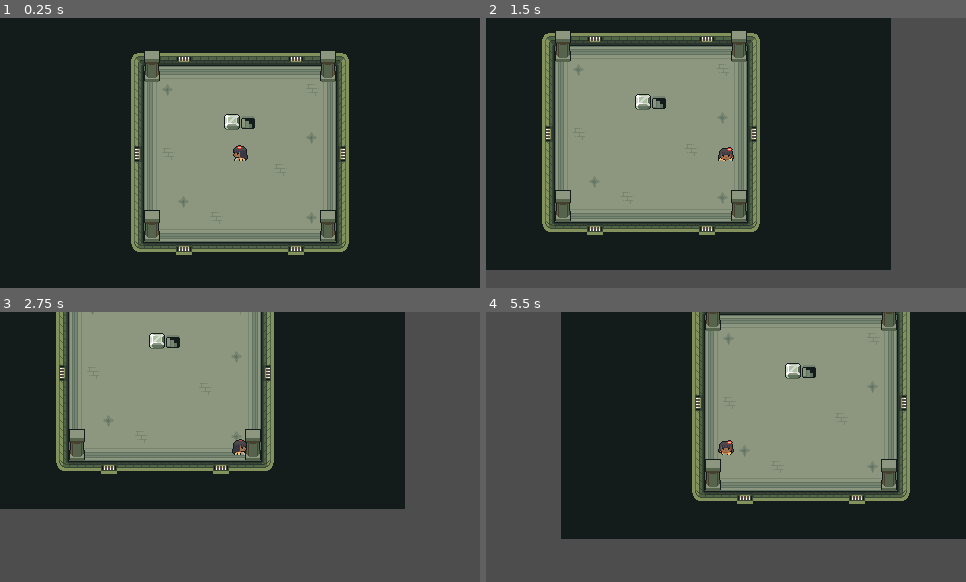
Above: before the commit, frames 1-4 (two rows, left to right).
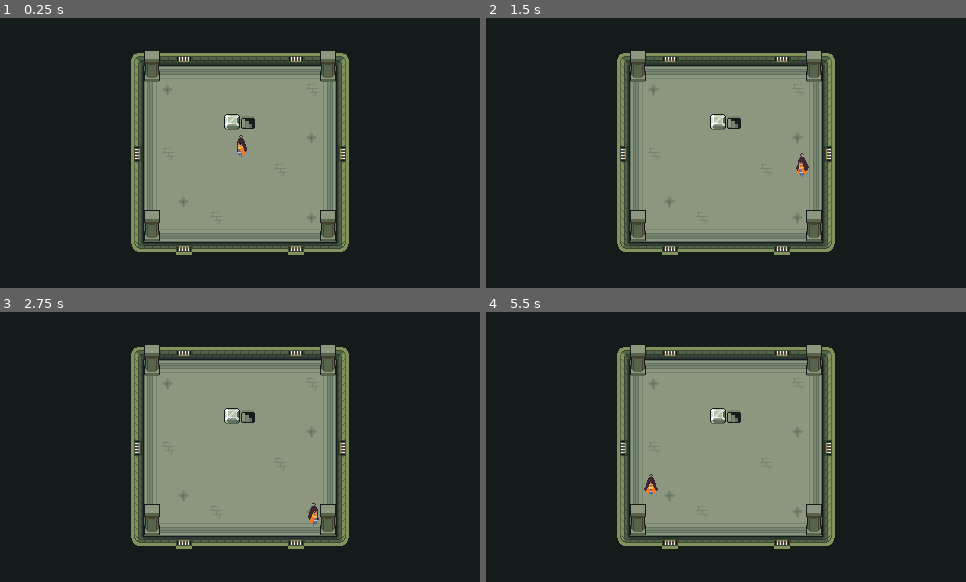
Above: after the commit, the same moments.

Repository: giuliosa/astral-genesis
Game: Godot game, scene res://Scenes/World/Test-world.tscn
Two runs of this game, one before a commit and one after it. Both use one fixed random seed, a clock stepped at 60 frames per second and the inputs below.
Inputs:
- Up to frame 1 (0.25 s): no input
- Up to frame 2 (1.5 s): hold Right (move_right) 0.53-1.28 s; tap Z (light_attack) at 0.6, 1.35 s; hold Down (move_down) from 1.28 s (still down)
- Up to frame 3 (2.75 s): release Down (move_down) at 2.03 s; hold Right (move_right) from 2.03 s (still down); tap Z (light_attack) at 2.1 s
- Up to frame 4 (5.5 s): release Right (move_right) at 2.78 s; hold Up (move_up) 2.78-3.53 s; tap Z (light_attack) every 0.75 s from 2.85 to 5.1 s; hold Left (move_left) 3.53-5.03 s; hold Down (move_down) from 5.03 s (still down)

The runs differ from the first frame. In frame 1, 0.2% of the frame differs, in the area x 48-52%, y 43-53%; in frame 2, 56%; in frame 3, 69%, in the area x 0-100%, y 0-100%; in frame 4, 65%.

Commit message:
Changing sprite sheet

Diff:
--- a/Scenes/Actors/Player/player.tscn
+++ b/Scenes/Actors/Player/player.tscn
@@ -1,16 +1,11 @@
-[gd_scene load_steps=43 format=3 uid="uid://bpui2col3fpud"]
+[gd_scene load_steps=41 format=3 uid="uid://bpui2col3fpud"]
 
 [ext_resource type="Script" path="res://Scenes/Actors/Player/player.gd" id="1_7fj6v"]
-[ext_resource type="Texture2D" uid="uid://devrnoda34srr" path="res://Scenes/Actors/Player/SpriteSheet.png" id="2_qb8wd"]
-[ext_resource type="Texture2D" uid="uid://dqjvunpfyu1dk" path="res://Scenes/Actors/Player/Weapons/Lance2/SpriteInHand.png" id="3_c1v60"]
-
-[sub_resource type="CapsuleShape2D" id="CapsuleShape2D_jk5bp"]
-radius = 3.0
-height = 12.0
+[ext_resource type="Texture2D" uid="uid://cbk1pw567u3yw" path="res://Scenes/Actors/Player/mockup_spritesheet.png" id="3_4yr1f"]
 
 [sub_resource type="CapsuleShape2D" id="CapsuleShape2D_86euk"]
-radius = 2.0
-height = 12.0
+radius = 1.72425
+height = 8.33306
 
 [sub_resource type="Animation" id="Animation_hdi8l"]
 length = 0.001
@@ -29,38 +24,14 @@
 tracks/1/type = "value"
 tracks/1/imported = false
 tracks/1/enabled = true
-tracks/1/path = NodePath("Weapon:visible")
-tracks/1/interp = 1
-tracks/1/loop_wrap = true
-tracks/1/keys = {
-"times": PackedFloat32Array(0),
-"transitions": PackedFloat32Array(1),
-"update": 1,
-"values": [false]
-}
-tracks/2/type = "value"
-tracks/2/imported = false
-tracks/2/enabled = true
-tracks/2/path = NodePath("Weapon:position")
-tracks/2/interp = 1
-tracks/2/loop_wrap = true
-tracks/2/keys = {
-"times": PackedFloat32Array(0),
-"transitions": PackedFloat32Array(1),
-"update": 0,
-"values": [Vector2(-5, 15)]
-}
-tracks/3/type = "value"
-tracks/3/imported = false
-tracks/3/enabled = true
-tracks/3/path = NodePath("Weapon:rotation")
-tracks/3/interp = 1
-tracks/3/loop_wrap = true
-tracks/3/keys = {
-"times": PackedFloat32Array(0),
-"transitions": PackedFloat32Array(1),
-"update": 0,
-"values": [0.0]
+tracks/1/path = NodePath("Body:flip_h")
+tracks/1/interp = 1
+tracks/1/loop_wrap = true
+tracks/1/keys = {
+"times": PackedFloat32Array(0),
+"transitions": PackedFloat32Array(1),
+"update": 1,
+"values": [true]
 }
 
 [sub_resource type="Animation" id="Animation_yv5u0"]
@@ -69,50 +40,14 @@
 tracks/0/type = "value"
 tracks/0/imported = false
 tracks/0/enabled = true
-tracks/0/path = NodePath("Weapon:visible")
-tracks/0/interp = 1
-tracks/0/loop_wrap = true
-tracks/0/keys = {
-"times": PackedFloat32Array(0, 0.1),
-"transitions": PackedFloat32Array(1, 1),
-"update": 1,
-"values": [true, false]
-}
-tracks/1/type = "value"
-tracks/1/imported = false
-tracks/1/enabled = true
-tracks/1/path = NodePath("Body:frame")
-tracks/1/interp = 1
-tracks/1/loop_wrap = true
-tracks/1/keys = {
+tracks/0/path = NodePath("Body:frame")
+tracks/0/interp = 1
+tracks/0/loop_wrap = true
+tracks/0/keys = {
 "times": PackedFloat32Array(0),
 "transitions": PackedFloat32Array(1),
 "update": 1,
 "values": [16]
-}
-tracks/2/type = "value"
-tracks/2/imported = false
-tracks/2/enabled = true
-tracks/2/path = NodePath("Weapon:position")
-tracks/2/interp = 1
-tracks/2/loop_wrap = true
-tracks/2/keys = {
-"times": PackedFloat32Array(0, 0.2),
-"transitions": PackedFloat32Array(1, 1),
-"update": 0,
-"values": [Vector2(-5, 12), Vector2(-5, 15)]
-}
-tracks/3/type = "value"
-tracks/3/imported = false
-tracks/3/enabled = true
-tracks/3/path = NodePath("Weapon:rotation")
-tracks/3/interp = 1
-tracks/3/loop_wrap = true
-tracks/3/keys = {
-"times": PackedFloat32Array(0),
-"transitions": PackedFloat32Array(1),
-"update": 0,
-"values": [0.0]
 }
 
 [sub_resource type="Animation" id="Animation_cihrd"]
@@ -130,42 +65,6 @@
 "update": 1,
 "values": [18]
 }
-tracks/1/type = "value"
-tracks/1/imported = false
-tracks/1/enabled = true
-tracks/1/path = NodePath("Weapon:rotation")
-tracks/1/interp = 1
-tracks/1/loop_wrap = true
-tracks/1/keys = {
-"times": PackedFloat32Array(0),
-"transitions": PackedFloat32Array(1),
-"update": 0,
-"values": [1.5708]
-}
-tracks/2/type = "value"
-tracks/2/imported = false
-tracks/2/enabled = true
-tracks/2/path = NodePath("Weapon:position")
-tracks/2/interp = 1
-tracks/2/loop_wrap = true
-tracks/2/keys = {
-"times": PackedFloat32Array(0, 0.2),
-"transitions": PackedFloat32Array(1, 1),
-"update": 0,
-"values": [Vector2(-12, 4), Vector2(-15, 4)]
-}
-tracks/3/type = "value"
-tracks/3/imported = false
-tracks/3/enabled = true
-tracks/3/path = NodePath("Weapon:visible")
-tracks/3/interp = 1
-tracks/3/loop_wrap = true
-tracks/3/keys = {
-"times": PackedFloat32Array(0, 0.1),
-"transitions": PackedFloat32Array(1, 1),
-"update": 1,
-"values": [true, false]
-}
 
 [sub_resource type="Animation" id="Animation_usgvn"]
 resource_name = "attack_right"
@@ -182,42 +81,6 @@
 "update": 1,
 "values": [19]
 }
-tracks/1/type = "value"
-tracks/1/imported = false
-tracks/1/enabled = true
-tracks/1/path = NodePath("Weapon:position")
-tracks/1/interp = 1
-tracks/1/loop_wrap = true
-tracks/1/keys = {
-"times": PackedFloat32Array(0, 0.2),
-"transitions": PackedFloat32Array(1, 1),
-"update": 0,
-"values": [Vector2(12, 4), Vector2(15, 4)]
-}
-tracks/2/type = "value"
-tracks/2/imported = false
-tracks/2/enabled = true
-tracks/2/path = NodePath("Weapon:rotation")
-tracks/2/interp = 1
-tracks/2/loop_wrap = true
-tracks/2/keys = {
-"times": PackedFloat32Array(0),
-"transitions": PackedFloat32Array(1),
-"update": 0,
-"values": [4.71239]
-}
-tracks/3/type = "value"
-tracks/3/imported = false
-tracks/3/enabled = true
-tracks/3/path = NodePath("Weapon:visible")
-tracks/3/interp = 1
-tracks/3/loop_wrap = true
-tracks/3/keys = {
-"times": PackedFloat32Array(0, 0.1),
-"transitions": PackedFloat32Array(1, 1),
-"update": 1,
-"values": [true, false]
-}
 
 [sub_resource type="Animation" id="Animation_pydcj"]
 resource_name = "attack_up"
@@ -234,173 +97,237 @@
 "update": 1,
 "values": [17]
 }
-tracks/1/type = "value"
-tracks/1/imported = false
-tracks/1/enabled = true
-tracks/1/path = NodePath("Weapon:rotation")
-tracks/1/interp = 1
-tracks/1/loop_wrap = true
-tracks/1/keys = {
-"times": PackedFloat32Array(0),
-"transitions": PackedFloat32Array(1),
-"update": 0,
-"values": [3.14159]
-}
-tracks/2/type = "value"
-tracks/2/imported = false
-tracks/2/enabled = true
-tracks/2/path = NodePath("Weapon:position")
-tracks/2/interp = 1
-tracks/2/loop_wrap = true
-tracks/2/keys = {
-"times": PackedFloat32Array(0, 0.2),
-"transitions": PackedFloat32Array(1, 21.8567),
-"update": 0,
-"values": [Vector2(-3, -13), Vector2(-3, -15)]
-}
-tracks/3/type = "value"
-tracks/3/imported = false
-tracks/3/enabled = true
-tracks/3/path = NodePath("Weapon:visible")
-tracks/3/interp = 1
-tracks/3/loop_wrap = true
-tracks/3/keys = {
-"times": PackedFloat32Array(0, 0.1),
-"transitions": PackedFloat32Array(1, 1),
-"update": 1,
-"values": [true, false]
-}
 
 [sub_resource type="Animation" id="Animation_lsd2s"]
 resource_name = "idle_down"
-length = 0.1
-tracks/0/type = "value"
-tracks/0/imported = false
-tracks/0/enabled = true
-tracks/0/path = NodePath("Body:frame")
-tracks/0/interp = 1
-tracks/0/loop_wrap = true
-tracks/0/keys = {
-"times": PackedFloat32Array(0),
-"transitions": PackedFloat32Array(1),
-"update": 1,
-"values": [0]
+length = 0.6
+loop_mode = 1
+tracks/0/type = "value"
+tracks/0/imported = false
+tracks/0/enabled = true
+tracks/0/path = NodePath("Body:frame")
+tracks/0/interp = 1
+tracks/0/loop_wrap = true
+tracks/0/keys = {
+"times": PackedFloat32Array(0, 0.1, 0.2, 0.3, 0.4, 0.5),
+"transitions": PackedFloat32Array(1, 1, 1, 1, 1, 1),
+"update": 1,
+"values": [0, 1, 2, 3, 4, 5]
+}
+tracks/1/type = "value"
+tracks/1/imported = false
+tracks/1/enabled = true
+tracks/1/path = NodePath("Body:flip_h")
+tracks/1/interp = 1
+tracks/1/loop_wrap = true
+tracks/1/keys = {
+"times": PackedFloat32Array(0),
+"transitions": PackedFloat32Array(1),
+"update": 1,
+"values": [false]
 }
 
 [sub_resource type="Animation" id="Animation_o3t8p"]
 resource_name = "idle_left"
-length = 0.1
-tracks/0/type = "value"
-tracks/0/imported = false
-tracks/0/enabled = true
-tracks/0/path = NodePath("Body:frame")
-tracks/0/interp = 1
-tracks/0/loop_wrap = true
-tracks/0/keys = {
-"times": PackedFloat32Array(0),
-"transitions": PackedFloat32Array(1),
-"update": 1,
-"values": [2]
+length = 0.6
+loop_mode = 1
+tracks/0/type = "value"
+tracks/0/imported = false
+tracks/0/enabled = true
+tracks/0/path = NodePath("Body:frame")
+tracks/0/interp = 1
+tracks/0/loop_wrap = true
+tracks/0/keys = {
+"times": PackedFloat32Array(0, 0.1, 0.2, 0.3, 0.4, 0.5),
+"transitions": PackedFloat32Array(1, 1, 1, 1, 1, 1),
+"update": 1,
+"values": [12, 13, 14, 15, 16, 17]
+}
+tracks/1/type = "value"
+tracks/1/imported = false
+tracks/1/enabled = true
+tracks/1/path = NodePath("Body:flip_h")
+tracks/1/interp = 1
+tracks/1/loop_wrap = true
+tracks/1/keys = {
+"times": PackedFloat32Array(0),
+"transitions": PackedFloat32Array(1),
+"update": 1,
+"values": [true]
 }
 
 [sub_resource type="Animation" id="Animation_6npuv"]
 resource_name = "idle_right"
-length = 0.1
-tracks/0/type = "value"
-tracks/0/imported = false
-tracks/0/enabled = true
-tracks/0/path = NodePath("Body:frame")
-tracks/0/interp = 1
-tracks/0/loop_wrap = true
-tracks/0/keys = {
-"times": PackedFloat32Array(0),
-"transitions": PackedFloat32Array(1),
-"update": 1,
-"values": [3]
+length = 0.6
+loop_mode = 1
+tracks/0/type = "value"
+tracks/0/imported = false
+tracks/0/enabled = true
+tracks/0/path = NodePath("Body:frame")
+tracks/0/interp = 1
+tracks/0/loop_wrap = true
+tracks/0/keys = {
+"times": PackedFloat32Array(0, 0.1, 0.2, 0.3, 0.4, 0.5),
+"transitions": PackedFloat32Array(1, 1, 1, 1, 1, 1),
+"update": 1,
+"values": [12, 13, 14, 15, 16, 17]
+}
+tracks/1/type = "value"
+tracks/1/imported = false
+tracks/1/enabled = true
+tracks/1/path = NodePath("Body:flip_h")
+tracks/1/interp = 1
+tracks/1/loop_wrap = true
+tracks/1/keys = {
+"times": PackedFloat32Array(0),
+"transitions": PackedFloat32Array(1),
+"update": 1,
+"values": [false]
 }
 
 [sub_resource type="Animation" id="Animation_kh5lh"]
 resource_name = "idle_up"
-length = 0.1
-tracks/0/type = "value"
-tracks/0/imported = false
-tracks/0/enabled = true
-tracks/0/path = NodePath("Body:frame")
-tracks/0/interp = 1
-tracks/0/loop_wrap = true
-tracks/0/keys = {
-"times": PackedFloat32Array(0),
-"transitions": PackedFloat32Array(1),
-"update": 1,
-"values": [1]
+length = 0.6
+loop_mode = 1
+tracks/0/type = "value"
+tracks/0/imported = false
+tracks/0/enabled = true
+tracks/0/path = NodePath("Body:frame")
+tracks/0/interp = 1
+tracks/0/loop_wrap = true
+tracks/0/keys = {
+"times": PackedFloat32Array(0, 0.1, 0.2, 0.3, 0.4, 0.5),
+"transitions": PackedFloat32Array(1, 1, 1, 1, 1, 1),
+"update": 1,
+"values": [24, 25, 26, 27, 28, 29]
+}
+tracks/1/type = "value"
+tracks/1/imported = false
+tracks/1/enabled = true
+tracks/1/path = NodePath("Body:flip_h")
+tracks/1/interp = 1
+tracks/1/loop_wrap = true
+tracks/1/keys = {
+"times": PackedFloat32Array(0),
+"transitions": PackedFloat32Array(1),
+"update": 1,
+"values": [false]
 }
 
 [sub_resource type="Animation" id="Animation_5fijc"]
 resource_name = "walk_down"
-length = 0.4
-loop_mode = 1
-tracks/0/type = "value"
-tracks/0/imported = false
-tracks/0/enabled = true
-tracks/0/path = NodePath("Body:frame")
-tracks/0/interp = 1
-tracks/0/loop_wrap = true
-tracks/0/keys = {
-"times": PackedFloat32Array(0, 0.1, 0.2, 0.3),
-"transitions": PackedFloat32Array(1, 1, 1, 1),
-"update": 1,
-"values": [0, 4, 8, 12]
+length = 0.6
+loop_mode = 1
+tracks/0/type = "value"
+tracks/0/imported = false
+tracks/0/enabled = true
+tracks/0/path = NodePath("Body:frame")
+tracks/0/interp = 1
+tracks/0/loop_wrap = true
+tracks/0/keys = {
+"times": PackedFloat32Array(0, 0.1, 0.2, 0.3, 0.4, 0.5),
+"transitions": PackedFloat32Array(1, 1, 1, 1, 1, 1),
+"update": 1,
+"values": [6, 7, 8, 9, 10, 11]
+}
+tracks/1/type = "value"
+tracks/1/imported = false
+tracks/1/enabled = true
+tracks/1/path = NodePath("Body:flip_h")
+tracks/1/interp = 1
+tracks/1/loop_wrap = true
+tracks/1/keys = {
+"times": PackedFloat32Array(0),
+"transitions": PackedFloat32Array(1),
+"update": 1,
+"values": [false]
 }
 
 [sub_resource type="Animation" id="Animation_ijdsg"]
 resource_name = "walk_left"
-length = 0.4
-loop_mode = 1
-tracks/0/type = "value"
-tracks/0/imported = false
-tracks/0/enabled = true
-tracks/0/path = NodePath("Body:frame")
-tracks/0/interp = 1
-tracks/0/loop_wrap = true
-tracks/0/keys = {
-"times": PackedFloat32Array(0, 0.1, 0.2, 0.3),
-"transitions": PackedFloat32Array(1, 1, 1, 1),
-"update": 1,
-"values": [2, 6, 10, 14]
+length = 0.6
+loop_mode = 1
+tracks/0/type = "value"
+tracks/0/imported = false
+tracks/0/enabled = true
+tracks/0/path = NodePath("Body:frame")
+tracks/0/interp = 1
+tracks/0/loop_wrap = true
+tracks/0/keys = {
+"times": PackedFloat32Array(0, 0.1, 0.2, 0.3, 0.4, 0.5),
+"transitions": PackedFloat32Array(1, 1, 1, 1, 1, 1),
+"update": 1,
+"values": [18, 19, 20, 21, 22, 23]
+}
+tracks/1/type = "value"
+tracks/1/imported = false
+tracks/1/enabled = true
+tracks/1/path = NodePath("Body:flip_h")
+tracks/1/interp = 1
+tracks/1/loop_wrap = true
+tracks/1/keys = {
+"times": PackedFloat32Array(0),
+"transitions": PackedFloat32Array(1),
+"update": 1,
+"values": [true]
 }
 
 [sub_resource type="Animation" id="Animation_v4vb7"]
 resource_name = "walk_right"
-length = 0.4
-loop_mode = 1
-tracks/0/type = "value"
-tracks/0/imported = false
-tracks/0/enabled = true
-tracks/0/path = NodePath("Body:frame")
-tracks/0/interp = 1
-tracks/0/loop_wrap = true
-tracks/0/keys = {
-"times": PackedFloat32Array(0, 0.1, 0.2, 0.3),
-"transitions": PackedFloat32Array(1, 1, 1, 1),
-"update": 1,
-"values": [3, 7, 11, 15]
+length = 0.6
+loop_mode = 1
+tracks/0/type = "value"
+tracks/0/imported = false
+tracks/0/enabled = true
+tracks/0/path = NodePath("Body:frame")
+tracks/0/interp = 1
+tracks/0/loop_wrap = true
+tracks/0/keys = {
+"times": PackedFloat32Array(0, 0.1, 0.2, 0.3, 0.4, 0.5),
+"transitions": PackedFloat32Array(1, 1, 1, 1, 1, 1),
+"update": 1,
+"values": [18, 19, 20, 21, 22, 23]
+}
+tracks/1/type = "value"
+tracks/1/imported = false
+tracks/1/enabled = true
+tracks/1/path = NodePath("Body:flip_h")
+tracks/1/interp = 1
+tracks/1/loop_wrap = true
+tracks/1/keys = {
+"times": PackedFloat32Array(0),
+"transitions": PackedFloat32Array(1),
+"update": 1,
+"values": [false]
 }
 
 [sub_resource type="Animation" id="Animation_c1jug"]
 resource_name = "walk_up"
-length = 0.4
-loop_mode = 1
-tracks/0/type = "value"
-tracks/0/imported = false
-tracks/0/enabled = true
-tracks/0/path = NodePath("Body:frame")
-tracks/0/interp = 1
-tracks/0/loop_wrap = true
-tracks/0/keys = {
-"times": PackedFloat32Array(0, 0.1, 0.2, 0.3),
-"transitions": PackedFloat32Array(1, 1, 1, 1),
-"update": 1,
-"values": [1, 5, 9, 13]
+length = 0.6
+loop_mode = 1
+tracks/0/type = "value"
+tracks/0/imported = false
+tracks/0/enabled = true
+tracks/0/path = NodePath("Body:frame")
+tracks/0/interp = 1
+tracks/0/loop_wrap = true
+tracks/0/keys = {
+"times": PackedFloat32Array(0, 0.1, 0.2, 0.3, 0.4, 0.5),
+"transitions": PackedFloat32Array(1, 1, 1, 1, 1, 1),
+"update": 1,
+"values": [30, 31, 32, 33, 34, 35]
+}
+tracks/1/type = "value"
+tracks/1/imported = false
+tracks/1/enabled = true
+tracks/1/path = NodePath("Body:flip_h")
+tracks/1/interp = 1
+tracks/1/loop_wrap = true
+tracks/1/keys = {
+"times": PackedFloat32Array(0),
+"transitions": PackedFloat32Array(1),
+"update": 1,
+"values": [false]
 }
 
 [sub_resource type="AnimationLibrary" id="AnimationLibrary_kw3ku"]
@@ -538,26 +465,17 @@
 collision_mask = 6
 script = ExtResource("1_7fj6v")
 
-[node name="Weapon" type="Sprite2D" parent="."]
-visible = false
-position = Vector2(-5, 15)
-texture = ExtResource("3_c1v60")
-
-[node name="Area2D" type="Area2D" parent="Weapon"]
-
-[node name="CollisionShape2D" type="CollisionShape2D" parent="Weapon/Area2D"]
-visible = false
-shape = SubResource("CapsuleShape2D_jk5bp")
-
 [node name="Body" type="Sprite2D" parent="."]
-texture = ExtResource("2_qb8wd")
-hframes = 4
-vframes = 7
+position = Vector2(0, -6)
+texture = ExtResource("3_4yr1f")
+flip_h = true
+hframes = 6
+vframes = 19
 
 [node name="CollisionShape2D" type="CollisionShape2D" parent="."]
-visible = false
-position = Vector2(-1, 5)
+position = Vector2(3.55271e-15, 2)
 rotation = 1.5708
+scale = Vector2(1.15992, 1.20004)
 shape = SubResource("CapsuleShape2D_86euk")
 
 [node name="AnimationPlayer" type="AnimationPlayer" parent="."]
@@ -580,5 +498,3 @@
 parameters/Attack/blend_position = Vector2(-0.004008, 0)
 parameters/Idle/blend_position = Vector2(-0.00270635, 0.00502276)
 parameters/Walk/blend_position = Vector2(0, 0)
-
-[node name="Camera2D" type="Camera2D" parent="."]
Binary file added: Scenes/Actors/Player/mockup_spritesheet.png
Not shown, added: Scenes/Actors/Player/mockup_spritesheet.png.import
Binary file added: Scenes/World/Tilesets/Forest Tilesett.png
Not shown, added: Scenes/World/Tilesets/Forest Tilesett.png.import
Binary file added: Scenes/World/Tilesets/Trees.png
Not shown, added: Scenes/World/Tilesets/Trees.png.import
